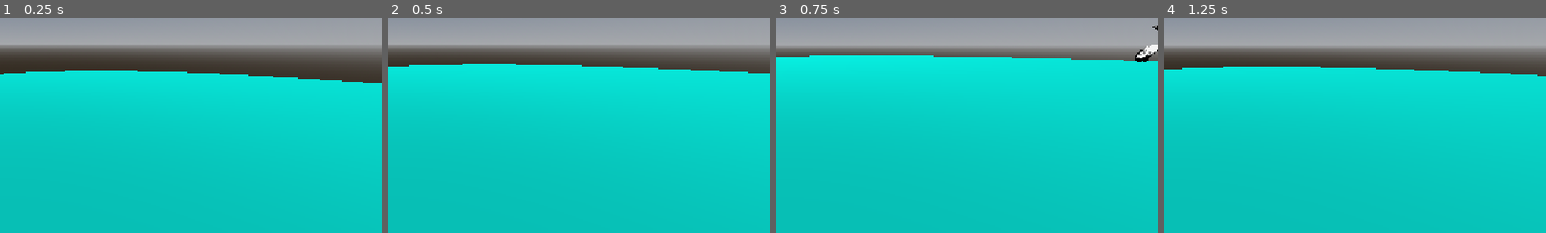
Above: before the commit, frames 1-4 (left to right).
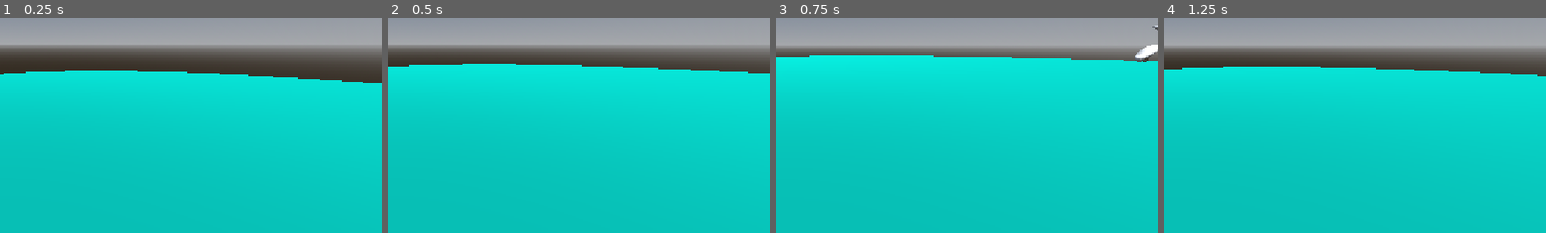
Above: after the commit, the same moments.

Repository: pyGuy152/boomerang-mania
Game: Godot game, scene res://scenes/Human/test.tscn
The game is run twice, just before and just after one commit, with the same random seed, the same clock (stepped at 60 frames per second) and the same inputs. This scene is started directly instead of the project's main scene.
Inputs (mouse positions are % of the whole screen's width and height, from its top left):
- Up to frame 1 (0.25 s): no input
- Up to frame 2 (0.5 s): no input
- Up to frame 3 (0.75 s): tap Enter at 0.5 s; move the mouse to (55, 50) at 0.52 s; hold W (forward) from 0.53 s (still down); hold Shift (shift) from 0.53 s (still down)
- Up to frame 4 (1.25 s): keep holding W (forward); keep holding Shift (shift); tap Space (jump) at 0.77 s
The pictures show only the part of the screen within x 50-100%, y 44-94%; the shares and areas given below are measured in that part.

Frames 1-2 are identical in both runs. In frame 3, 0.2% of the frame differs, in the area x 94-100%, y 3-21%; in frame 4, nothing differs.

Commit message:
removb3sd shsders

Diff:
--- /dev/null
+++ b/Material/fog.gdshader
@@ -0,0 +1,51 @@
+shader_type fog;
+
+uniform vec4 fog_color : source_color = vec4(0.7, 0.75, 0.8, 1.0);
+uniform float density : hint_range(0.0, 8.0) = 1.5;
+uniform float noise_scale : hint_range(0.05, 4.0) = 0.6;
+uniform float contrast : hint_range(0.5, 6.0) = 2.0;  // higher = patchier, clearer gaps
+uniform float coverage : hint_range(0.0, 1.0) = 0.4;  // higher = less fog
+uniform vec3 wind = vec3(0.3, 0.0, 0.1);
+uniform float edge_fade : hint_range(0.0, 1.0) = 0.3; // fades fog toward volume edges
+
+float hash(vec3 p) {
+	p = fract(p * 0.3183099 + vec3(0.1, 0.2, 0.3));
+	p *= 17.0;
+	return fract(p.x * p.y * p.z * (p.x + p.y + p.z));
+}
+
+float vnoise(vec3 x) {
+	vec3 i = floor(x);
+	vec3 f = fract(x);
+	f = f * f * (3.0 - 2.0 * f);
+	return mix(
+		mix(mix(hash(i + vec3(0,0,0)), hash(i + vec3(1,0,0)), f.x),
+			mix(hash(i + vec3(0,1,0)), hash(i + vec3(1,1,0)), f.x), f.y),
+		mix(mix(hash(i + vec3(0,0,1)), hash(i + vec3(1,0,1)), f.x),
+			mix(hash(i + vec3(0,1,1)), hash(i + vec3(1,1,1)), f.x), f.y),
+		f.z);
+}
+
+float fbm(vec3 p) {
+	float v = 0.0;
+	float a = 0.5;
+	for (int i = 0; i < 4; i++) {
+		v += a * vnoise(p);
+		p *= 2.0;
+		a *= 0.5;
+	}
+	return v;
+}
+
+void fog() {
+	vec3 p = WORLD_POSITION * noise_scale + wind * TIME;
+	float n = fbm(p);
+	n = clamp((n - coverage) * contrast, 0.0, 1.0);
+
+	// Fade out near the edges of the FogVolume box
+	vec3 e = abs(UVW * 2.0 - 1.0);
+	float edge = 1.0 - smoothstep(1.0 - edge_fade, 1.0, max(e.x, max(e.y, e.z)));
+
+	DENSITY = n * density * edge;
+	ALBEDO = fog_color.rgb;
+}
--- a/scenes/Human/test.tscn
+++ b/scenes/Human/test.tscn
@@ -67,6 +67,64 @@
 transform = Transform3D(1, 0, 0, 0, 1, 0, 0, 0, 1, -0.08911103, 0.00970459, -0.023326874)
 shape = SubResource("BoxShape3D_bybsj")
 
+[node name="Skeleton3D" parent="Enemy/CharacterBody3D/hydranimations/Head 4" parent_id_path=PackedInt32Array(326389053, 1142354966, 1128398399) index="0" unique_id=1903946879]
+bones/0/position = Vector3(1.0806805, 2.0695465, -0.6566079)
+bones/0/scale = Vector3(1, 1, 1)
+bones/3/rotation = Quaternion(-0.14617454, 0.049333952, -0.3835735, 0.91053313)
+bones/4/rotation = Quaternion(0.29662466, 5.6098433e-08, -0.027752524, 0.9545908)
+bones/5/rotation = Quaternion(0.18524563, -4.798607e-08, -0.017331783, 0.9825394)
+bones/6/rotation = Quaternion(0.15569596, -3.1234315e-08, -0.014567112, 0.9876976)
+bones/8/rotation = Quaternion(0.013367638, -0.012452032, -0.05052897, 0.9985555)
+bones/9/rotation = Quaternion(0.33037412, 0.11041655, 0.10176481, 0.9318289)
+bones/10/rotation = Quaternion(0.23812582, 0.02808991, 0.108817294, 0.96471024)
+bones/11/rotation = Quaternion(0.04104128, -0.001396225, -0.018604238, 0.99898326)
+bones/12/rotation = Quaternion(0.26415586, 0.156527, 0.6724964, 0.67340153)
+bones/13/rotation = Quaternion(-0.32259884, 0.012265717, -0.0029127314, 0.9464518)
+bones/14/rotation = Quaternion(0.21951333, -5.563694e-08, 0.09596259, 0.9708785)
+bones/15/rotation = Quaternion(0.19017416, -0.028533619, 0.16910297, 0.96665597)
+bones/16/rotation = Quaternion(0.2088304, -0.060616195, 0.06608208, 0.97383195)
+bones/17/rotation = Quaternion(0.34003705, -0.53890777, 0.7694535, -0.043526042)
+bones/18/rotation = Quaternion(-0.24911153, 0.055264823, -0.27997485, 0.92547464)
+bones/19/rotation = Quaternion(0.21940586, -6.6468495e-08, -0.012789567, 0.9755498)
+bones/20/rotation = Quaternion(0.19070429, 9.962348e-09, -0.011116559, 0.9815846)
+bones/21/rotation = Quaternion(0.17016952, -0.009597216, 0.043502517, 0.9844073)
+bones/22/rotation = Quaternion(0.057135217, -0.012772397, 0.019054275, 0.9981029)
+bones/23/rotation = Quaternion(0.53650737, -0.14563546, 0.8259351, 0.093708634)
+bones/24/rotation = Quaternion(-0.41805485, 0.23540059, -0.18539481, 0.8575812)
+bones/25/rotation = Quaternion(0.17214437, 0.029728051, 0.09211148, 0.9803051)
+bones/26/rotation = Quaternion(0.29347396, -0.0113247875, 0.20661241, 0.9333039)
+bones/27/rotation = Quaternion(0.056352846, -0.060354143, 0.10620105, 0.99091023)
+bones/28/rotation = Quaternion(0.46240702, 0.1911927, 0.74016386, 0.44920212)
+bones/29/rotation = Quaternion(-0.41785923, -0.102039635, 0.13551156, 0.89253473)
+bones/30/rotation = Quaternion(-0.17413872, 0.108264126, -0.07171703, 0.97612053)
+bones/31/rotation = Quaternion(0.30535036, -0.034554813, 0.16579251, 0.9370592)
+bones/32/rotation = Quaternion(0.20790993, 0.01940137, 0.1353092, 0.96854967)
+bones/33/rotation = Quaternion(0.0792661, 0.000359504, 0.09901287, 0.991924)
+bones/35/rotation = Quaternion(0.13084354, 0.15340993, 0.030660113, 0.9789818)
+bones/36/rotation = Quaternion(3.4924597e-08, -3.8067814e-08, 4.656613e-09, 1)
+bones/37/rotation = Quaternion(-0.22427039, 0.025186313, 0.12543775, 0.96609205)
+bones/38/rotation = Quaternion(0.2652858, -0.043006625, 0.20662136, 0.94078773)
+bones/39/rotation = Quaternion(0.33510417, 0.06429905, 0.27264354, 0.8995757)
+bones/40/rotation = Quaternion(0.49133804, 0.052441902, 0.20575827, 0.8446895)
+bones/41/position = Vector3(1.4593464, 1.4395387, -0.4585905)
+bones/41/rotation = Quaternion(0.12695321, -0.16553156, -0.424894, 0.8808787)
+bones/41/scale = Vector3(0.9999999, 1.0000001, 1)
+bones/42/position = Vector3(0.58926374, 1.77802, -1.2423457)
+bones/42/scale = Vector3(1, 0.99999994, 1)
+bones/43/position = Vector3(-0.005259663, 1.7065799, -1.4271357)
+bones/43/scale = Vector3(1, 1.0000001, 0.9999999)
+bones/44/position = Vector3(-0.049047634, 2.0145288, -1.2811447)
+bones/44/scale = Vector3(1, 0.9999998, 0.9999999)
+bones/45/position = Vector3(0.47565758, 2.1932306, -0.8781691)
+bones/45/scale = Vector3(0.9999999, 0.9999999, 0.99999994)
+bones/46/position = Vector3(-0.049906082, -0.87422186, -0.7447291)
+
+[node name="defaultMaterial_042" parent="Enemy/CharacterBody3D/hydranimations/Head 4/Skeleton3D" index="0" unique_id=2100336019]
+material_override = null
+
+[node name="FogVolume" type="FogVolume" parent="." unique_id=210098370]
+size = Vector3(77.85, 26.98, 64.44)
+
 [editable path="Player"]
 [editable path="Enemy"]
 [editable path="Enemy/CharacterBody3D/hydranimations"]
Not shown, added: Material/fog.gdshader.uid
